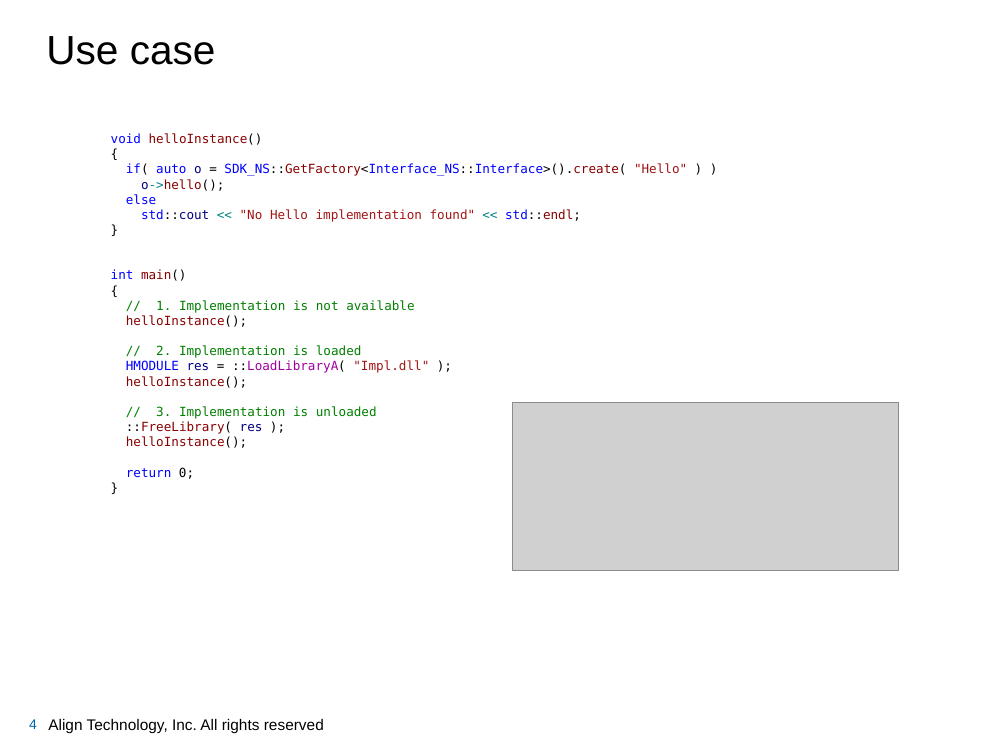
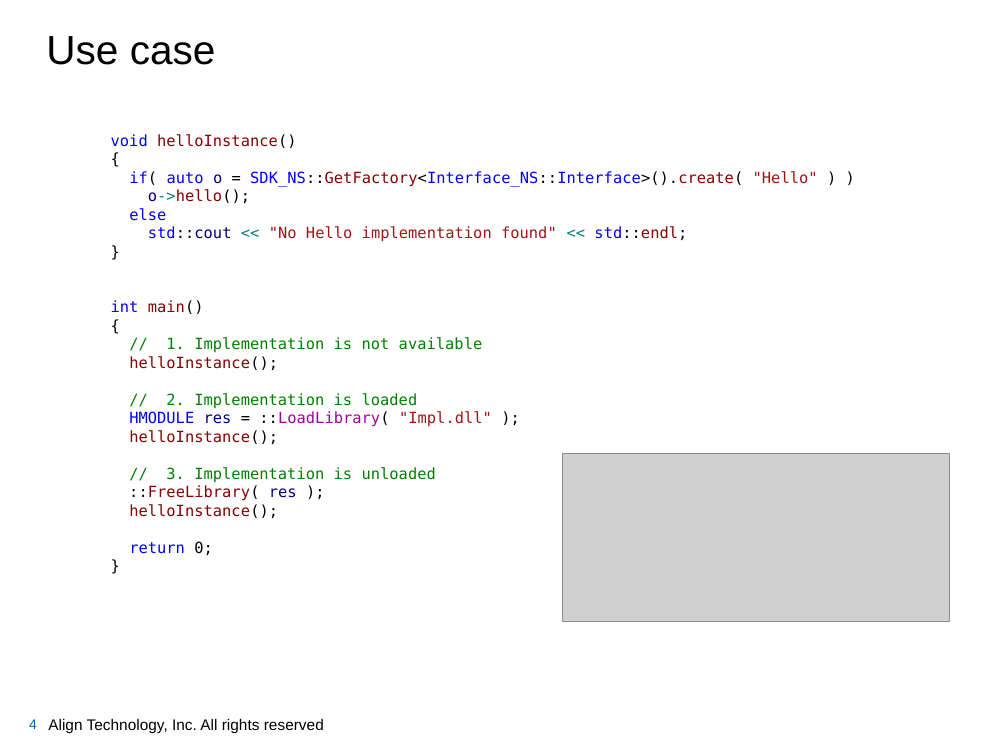
Before and after one commit to garlyon/MeetUp, a slide deck: slide 4 of Factory/Factory.pptx. Drawn at 1008x756 pixels with LibreOffice and Linux fonts; fonts in the diff are those of the drawing; grey boxes stand for pictures; background and template pictures are left out. Boxes give left, top, right and bottom in pixels: in the first picture for what was removed or moved away, otherwise in the second. Text is boxed around its words. In the diff, an @@ line names an element or a change of style, - is before the commit and + after.

Commit message:
update presentation

```diff
--- a/Factory/Factory.pptx
+++ b/Factory/Factory.pptx
@@ text at [111, 134, 818, 555]: size 9 to 11 pt in "void helloInstance()", "{", "if( auto o = SDK_NS::GetFactory<Interface_NS::Interface>().c ...", "o->hello();" and 14 more places @@
@@ text at [129, 411, 492, 427]: text changed; size 9 to 11 pt @@
-HMODULE res = ::LoadLibraryA( "Impl.dll" );
+HMODULE res = ::LoadLibrary( "Impl.dll" );
@@ picture: place and size @@
-picture at [512, 402, 898, 571]
+picture at [562, 454, 949, 622]
```
Also in this commit, not shown: 5 other slides changed, 1 slide added.
